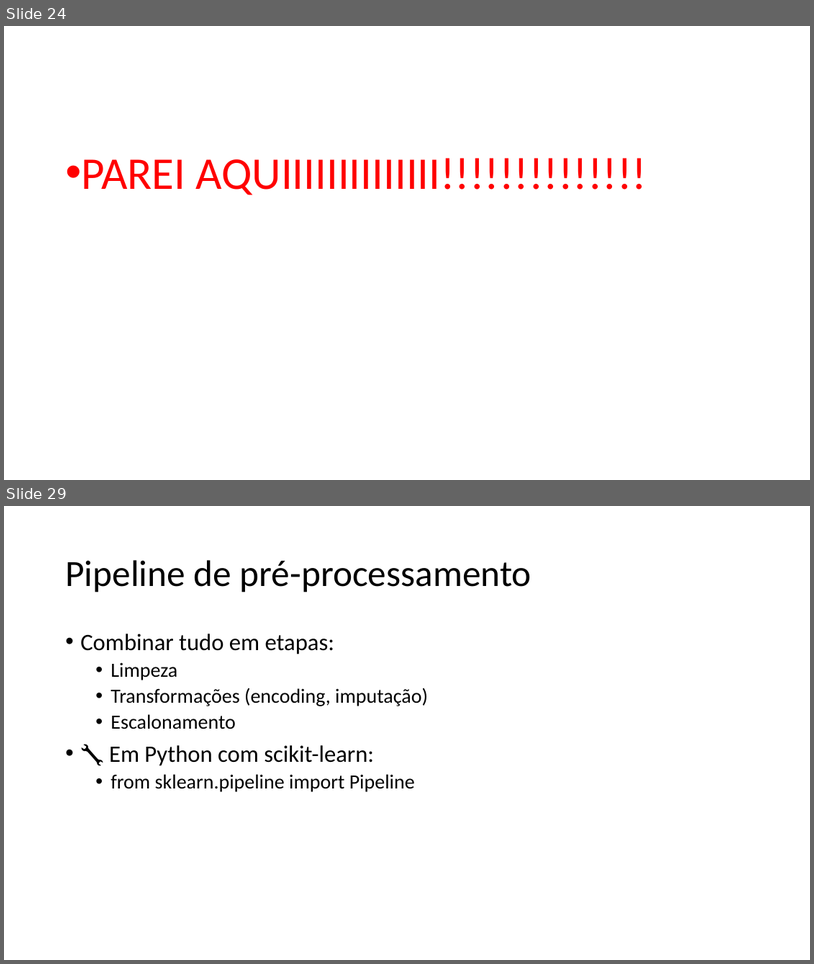
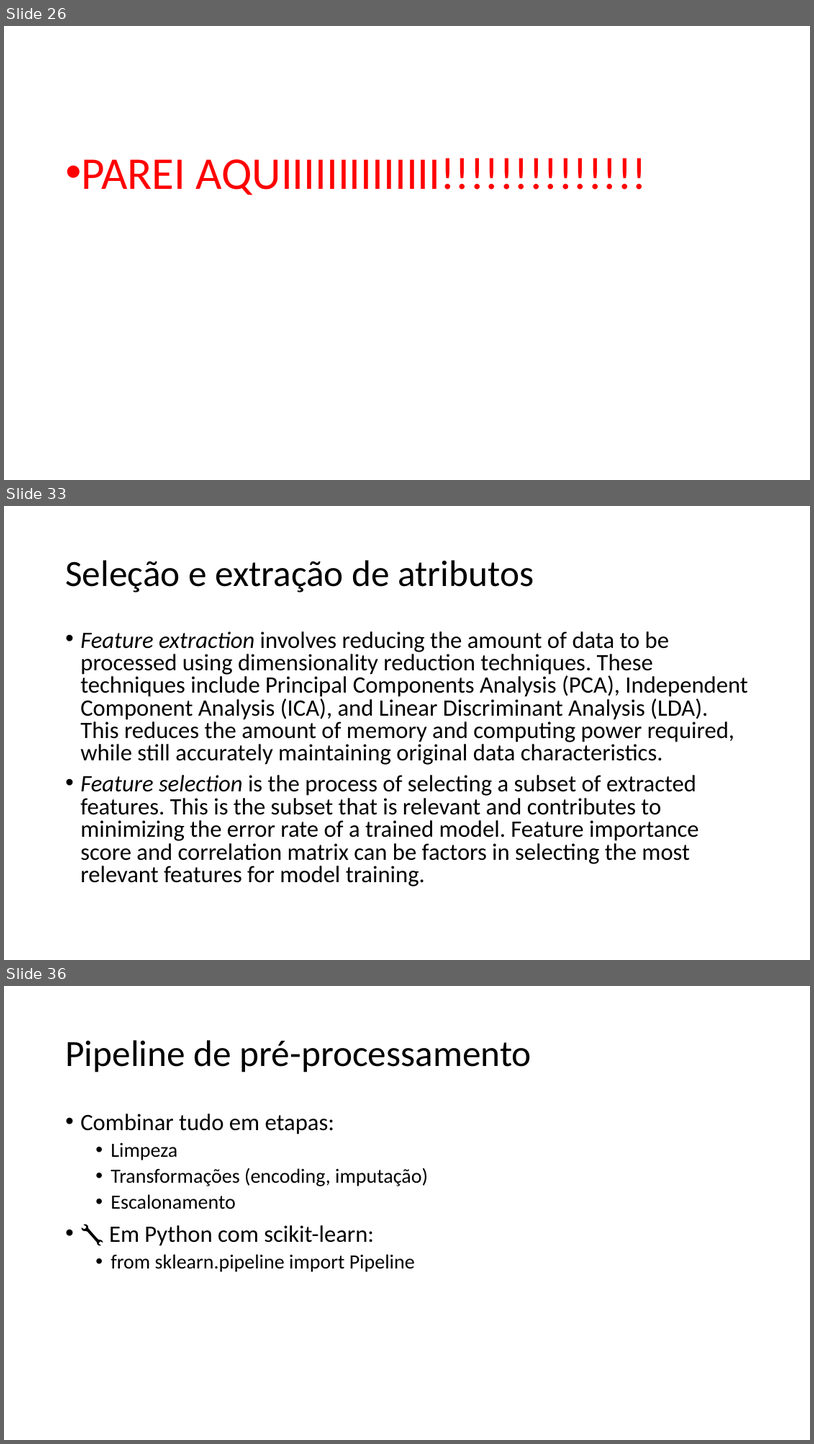
Before and after one commit to zz4fap/c24_inteligencia_artificial, a slide deck: slides/C24_Transformações.pptx. Shown one above the other, each under a label of ours: slides 24 and 29 before the commit, slides 26, 33 and 36 after it; the slides between them are not shown. The pictures are 814x964 and 814x1444 pixels, drawn with LibreOffice and Linux fonts; fonts in the diff are those of the drawing. Boxes give left, top, right and bottom in pixels: in the first picture for what was removed or moved away, otherwise in the second. Text is boxed around its words. In the diff, an @@ line names an element or a change of style, - is before the commit and + after.

```diff
--- a/slides/C24_Transformações.pptx
+++ b/slides/C24_Transformações.pptx
@@ slide 33 added at <box>4,506,810,960</box>, background #FFFFFF @@
@@ title added at <box>65,560,535,592</box>, 44 pt, text #000000 @@
+Seleção e extração de atributos
@@ text added at <box>80,631,748,886</box>, 28 pt, text #000000 @@
+• Feature extraction involves reducing the amount of data to be processed using dimensionality reduction techniques. These techniques include Principal Components Analysis (PCA), Independent Component Analysis (ICA), and Linear Discriminant Analysis (LDA). This reduces the amount of memory and computing power required, while still accurately maintaining original data characteristics.
+• Feature selection is the process of selecting a subset of extracted features. This is the subset that is relevant and contributes to minimizing the error rate of a trained model. Feature importance score and correlation matrix can be factors in selecting the most relevant features for model training.
@@ what was slide 24 is now slide 26 @@
@@ what was slide 29 is now slide 36 @@
```
Also in this commit, not shown: 2 slides changed, 8 other slides added, 2 slides removed.
